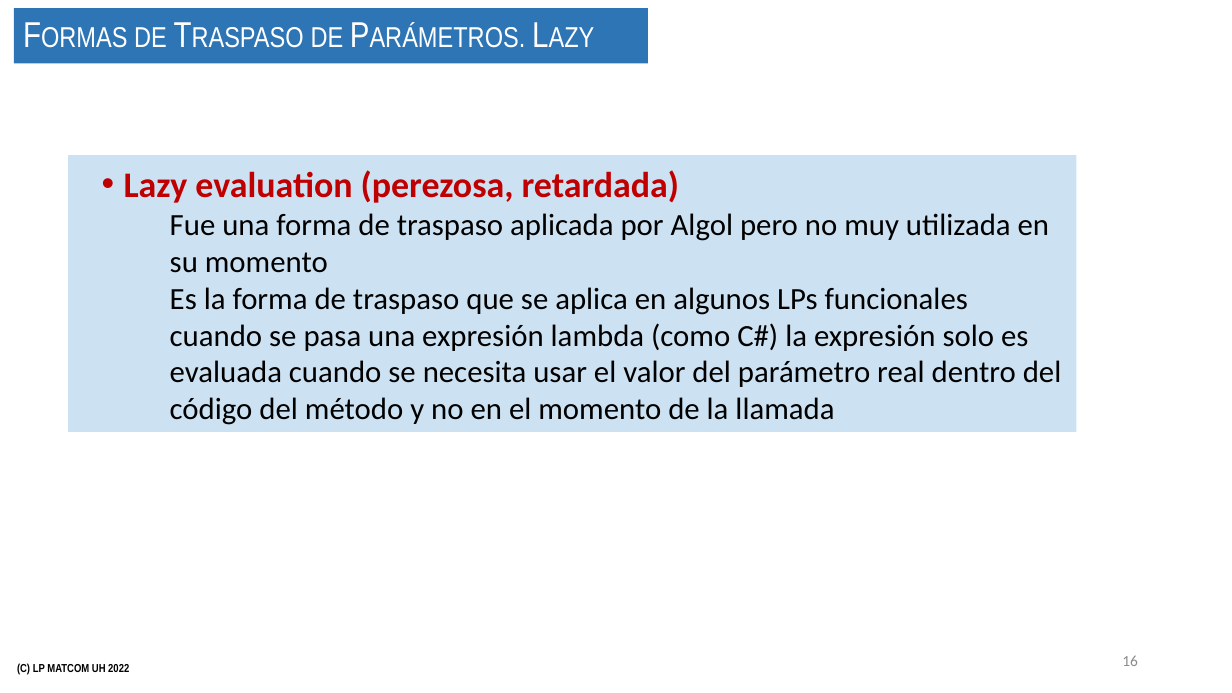
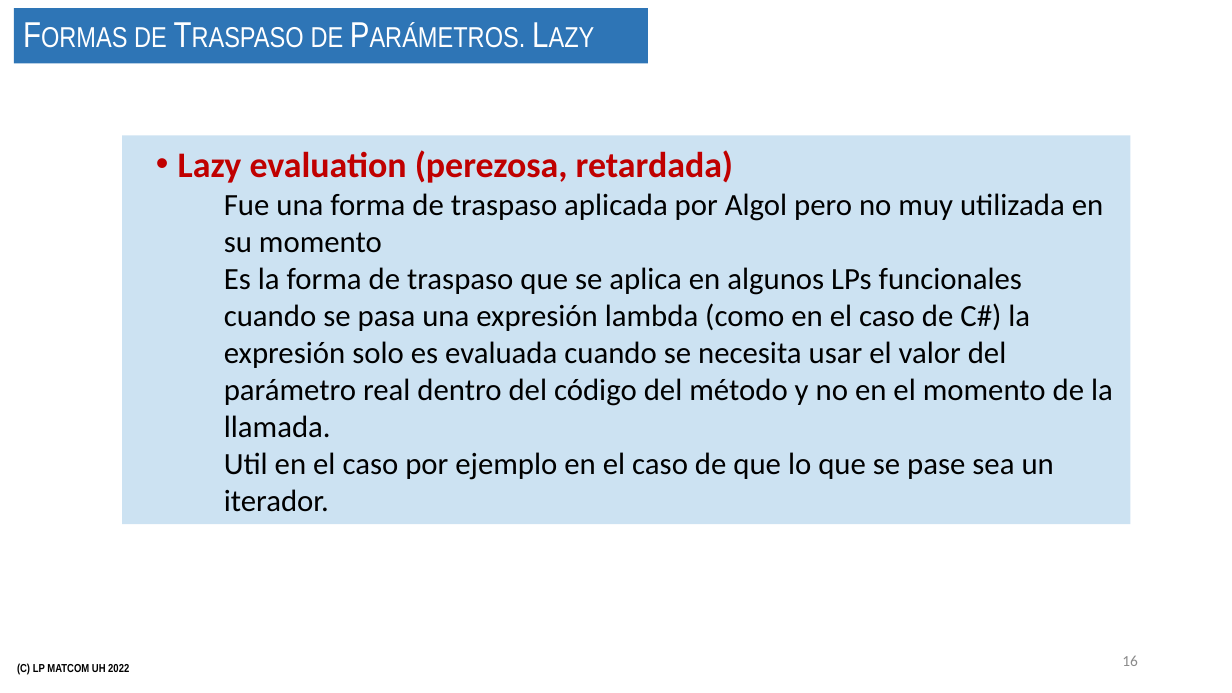
Before and after one commit to matcom/programming-languages, a slide deck: slide 16 of conferencias/conferencia_03.2_referencias_y_valores_copia_e_igualdad_traspaso_de_parámetros.pptx. Drawn at 1232x693 pixels with LibreOffice and Linux fonts; fonts in the diff are those of the drawing; background and template pictures are left out. Boxes give left, top, right and bottom in pixels: in the first picture for what was removed or moved away, otherwise in the second. Text is boxed around its words. In the diff, an @@ line names an element or a change of style, - is before the commit and + after.

```diff
--- a/conferencias/conferencia_03.2_referencias_y_valores_copia_e_igualdad_traspaso_de_parámetros.pptx
+++ b/conferencias/conferencia_03.2_referencias_y_valores_copia_e_igualdad_traspaso_de_parámetros.pptx
@@ rectangle "Lazy evaluation (perezosa, retardada)": place and size @@
-rectangle "Lazy evaluation (perezosa, retardada)" at <box>68,155,1077,433</box>
+rectangle "Lazy evaluation (perezosa, retardada)" at <box>122,135,1130,524</box>
@@ text in rectangle at <box>224,267,1113,512</box>: text changed @@
-    Es la forma de traspaso que se aplica en algunos LPs funcionales cuando se pasa una expresión lambda (como C#) la expresión solo es evaluada cuando se necesita usar el valor del parámetro real dentro del código del método y no en el momento de la llamada
+    Es la forma de traspaso que se aplica en algunos LPs funcionales cuando se pasa una expresión lambda (como en el caso de C#) la expresión solo es evaluada cuando se necesita usar el valor del parámetro real dentro del código del método y no en el momento de la llamada.
+    Util en el caso por ejemplo en el caso de que lo que se pase sea un iterador.
```
Also in this commit, not shown: 8 other slides changed, 1 slide added, 4 other files.
